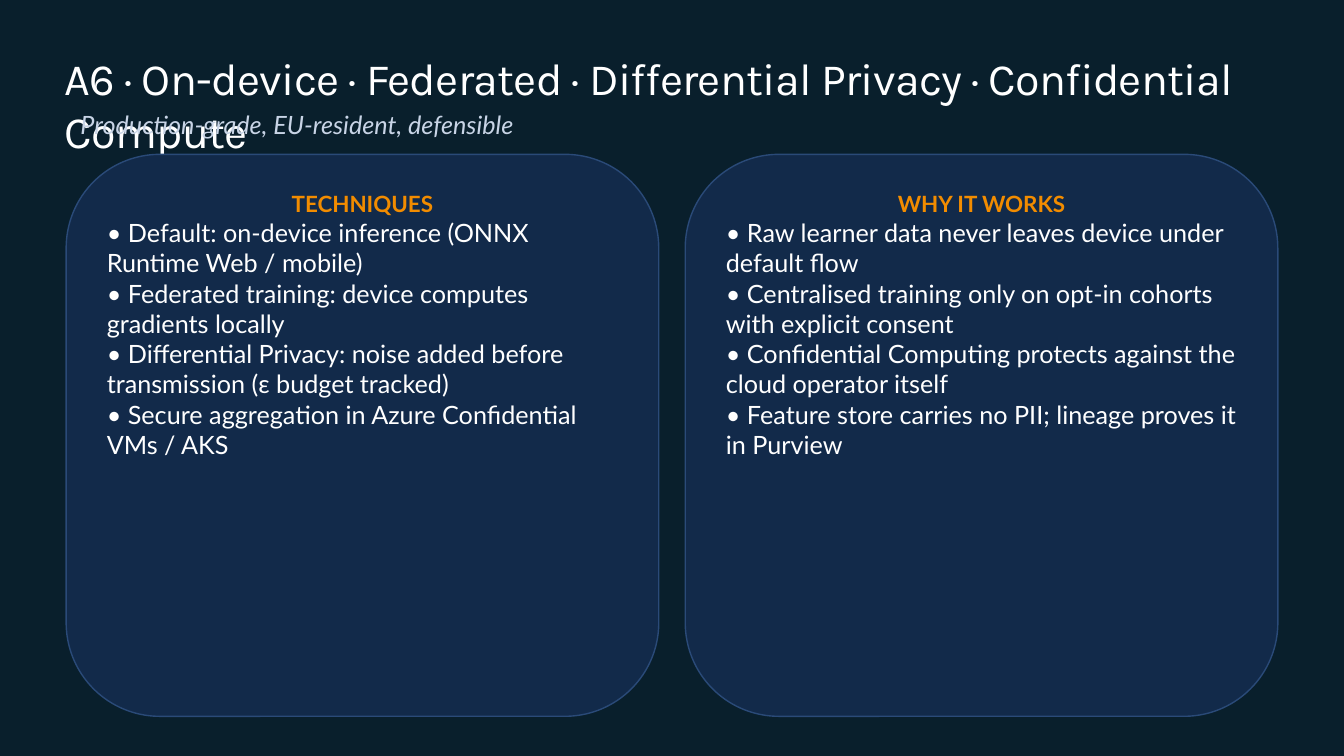
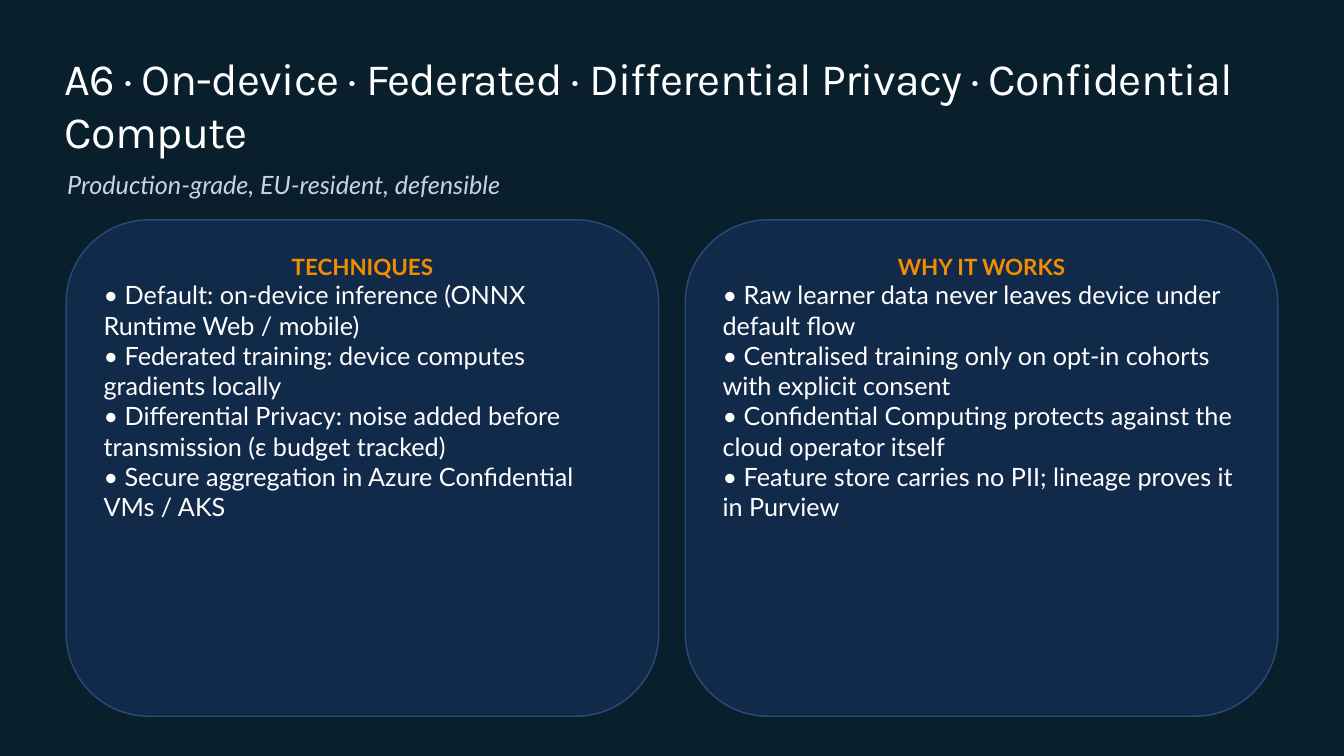
Before and after one commit to EtienneSIG/AMA_Project, a slide deck: slide 30 of Restitution01/build/LearnEU-CXO-Restitution.pptx (slide 27 before the commit). Drawn at 1344x756 pixels with LibreOffice and Linux fonts; fonts in the diff are those of the drawing; background and template pictures are left out. Boxes give left, top, right and bottom in pixels: in the first picture for what was removed or moved away, otherwise in the second. Text is boxed around its words. In the diff, an @@ line names an element or a change of style, - is before the commit and + after.

```diff
--- a/Restitution01/build/LearnEU-CXO-Restitution.pptx
+++ b/Restitution01/build/LearnEU-CXO-Restitution.pptx
@@ text "Production-grade, EU-resident, defensible": place and size @@
-text "Production-grade, EU-resident, defensible" at (80,115,513,139)
+text "Production-grade, EU-resident, defensible" at (67,175,500,199)
@@ rounded rectangle "TECHNIQUES": place and size @@
-rounded rectangle "TECHNIQUES" at (67,154,659,717)
+rounded rectangle "TECHNIQUES" at (67,220,659,717)
@@ rounded rectangle "WHY IT WORKS": place and size @@
-rounded rectangle "WHY IT WORKS" at (686,154,1278,717)
+rounded rectangle "WHY IT WORKS" at (686,220,1278,717)
```
Also in this commit, not shown: 21 other slides changed, 3 slides added, 46 other files.
